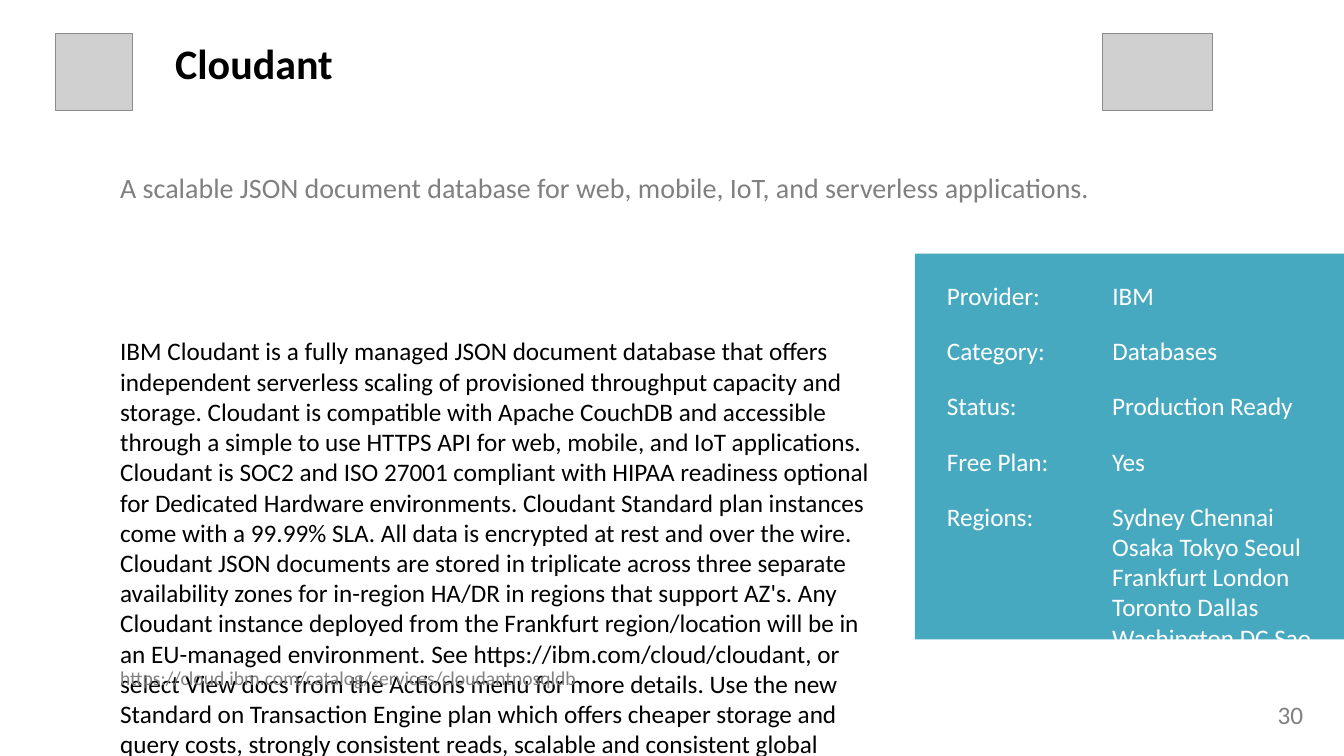
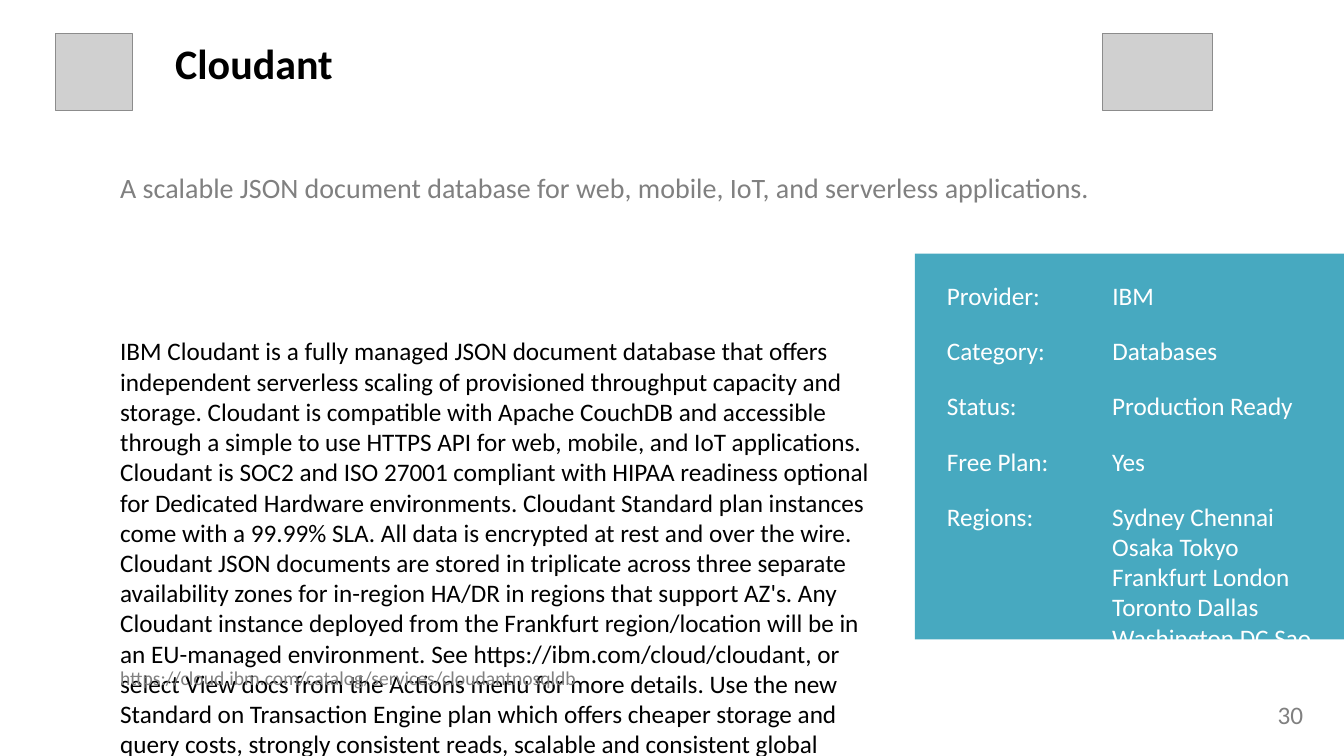
Before and after one commit to l2fprod/mycatalog, a slide deck: slide 30 of docs/generated/mycatalog.pptx. Drawn at 1344x756 pixels with LibreOffice and Linux fonts; fonts in the diff are those of the drawing; grey boxes stand for pictures. Boxes give left, top, right and bottom in pixels: in the first picture for what was removed or moved away, otherwise in the second. Text is boxed around its words. In the diff, an @@ line names an element or a change of style, - is before the commit and + after.

```diff
--- a/docs/generated/mycatalog.pptx
+++ b/docs/generated/mycatalog.pptx
@@ text at (1112,508,1311,640): text changed @@
-Sydney Chennai Osaka Tokyo Seoul Frankfurt London Toronto Dallas Washington DC Sao Paulo
+Sydney Chennai Osaka Tokyo Frankfurt London Toronto Dallas Washington DC Sao Paulo
```
Also in this commit, not shown: 1 other slide changed, 7 other files.
